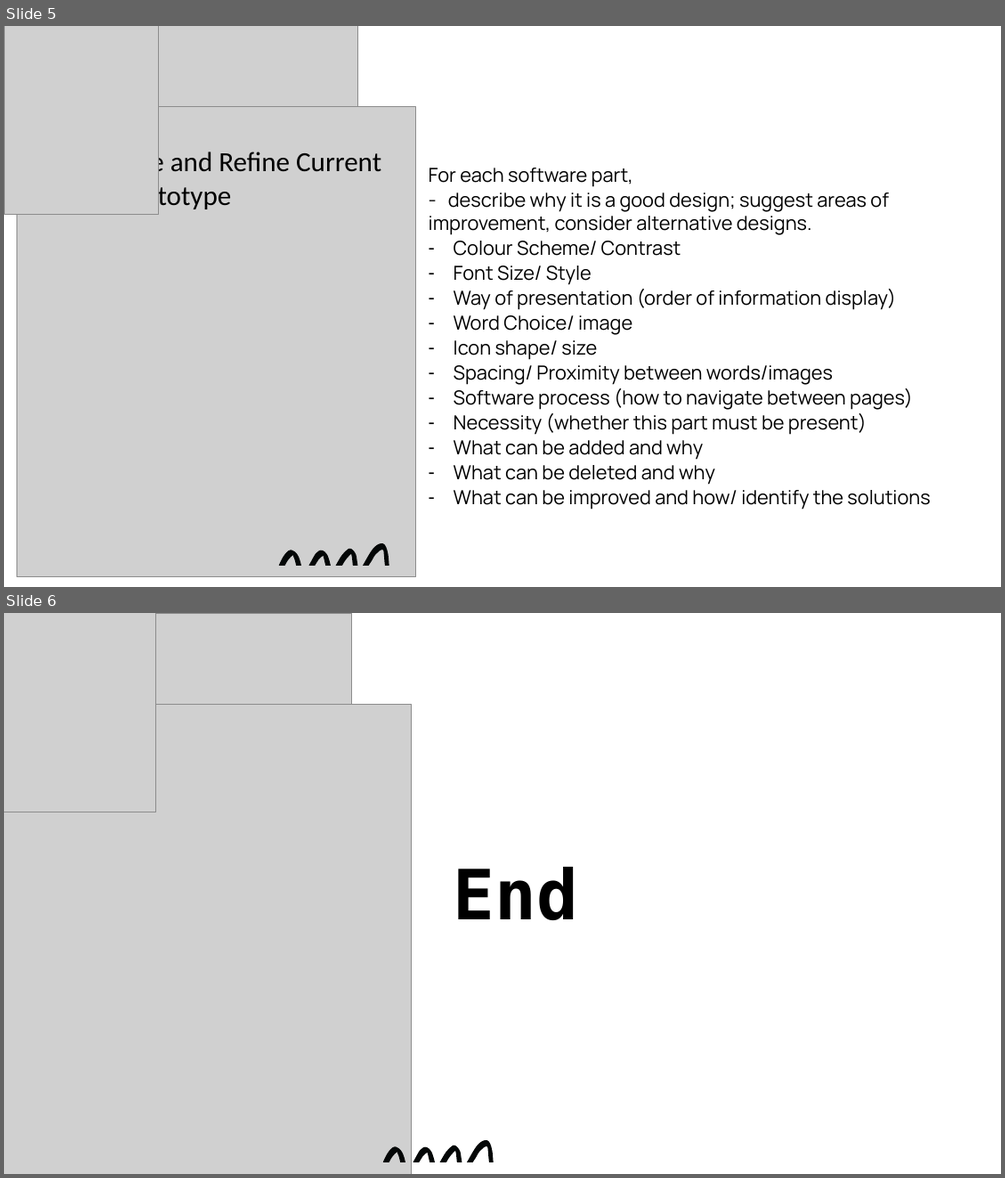
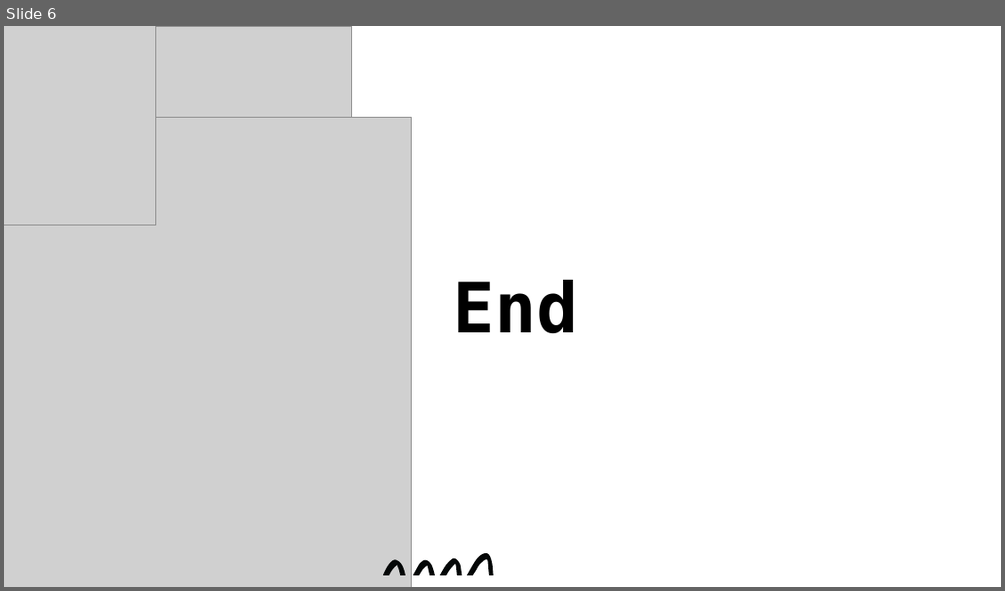
Before and after one commit to andrewwu531/final_year_dissertation, a slide deck: Documentations/Supervisor Meeting PowerPoints/13._Supervisor_Meeting_12Feb21.pptx. Shown one above the other, each under a label of ours: slides 5 and 6 before the commit, slide 6 after it. The pictures are 1005x1178 and 1005x591 pixels, drawn with LibreOffice and Linux fonts; fonts in the diff are those of the drawing; grey boxes stand for pictures. Boxes give left, top, right and bottom in pixels: in the first picture for what was removed or moved away, otherwise in the second. Text is boxed around its words. In the diff, an @@ line names an element or a change of style, - is before the commit and + after.

```diff
--- a/Documentations/Supervisor Meeting PowerPoints/13._Supervisor_Meeting_12Feb21.pptx
+++ b/Documentations/Supervisor Meeting PowerPoints/13._Supervisor_Meeting_12Feb21.pptx
@@ slide 5 removed at [4, 26, 1001, 587], background #FFFFFF @@
@@ picture removed at [4, 26, 159, 214] @@
@@ picture removed at [16, 26, 357, 465] @@
@@ picture removed at [16, 107, 415, 576] @@
@@ text removed at [69, 148, 381, 212] @@
-2. Evaluate and Refine Current
-Digital Prototype
@@ text removed at [429, 168, 930, 509] @@
-For each software part,
-- describe why it is a good design; suggest areas of improvement, consider alternative designs.
-– Colour Scheme/ Contrast
-– Font Size/ Style
-– Way of presentation (order of information display)
-– Word Choice/ image
-– Icon shape/ size
-– Spacing/ Proximity between words/images
-– Software process (how to navigate between pages)
-– Necessity (whether this part must be present)
-– What can be added and why
-– What can be deleted and why
-– What can be improved and how/ identify the solutions
@@ freeform shape removed at [279, 543, 388, 565] @@
```
Also in this commit, not shown: 2 slides changed, 1 slide added, 2 other files.
